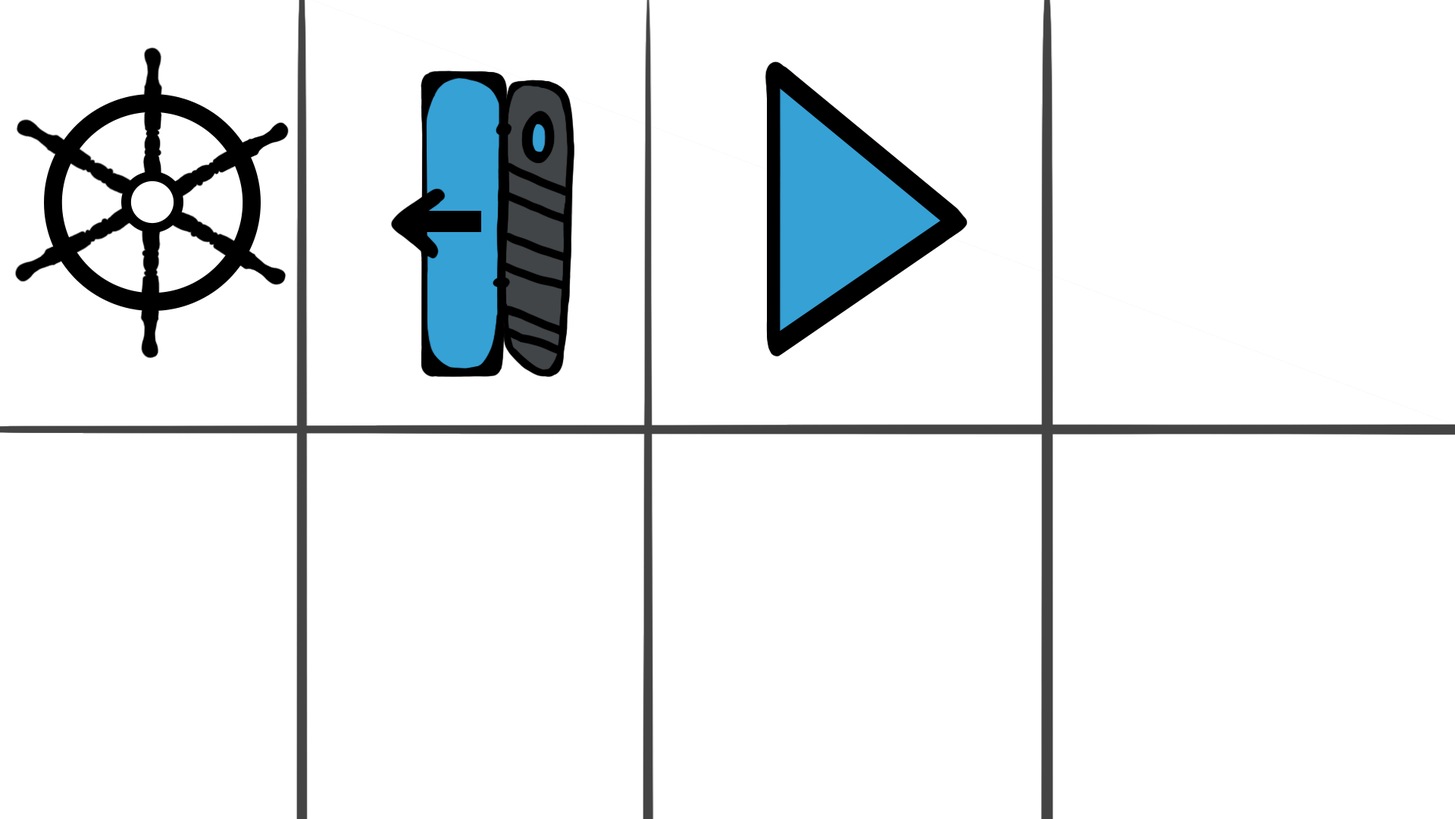
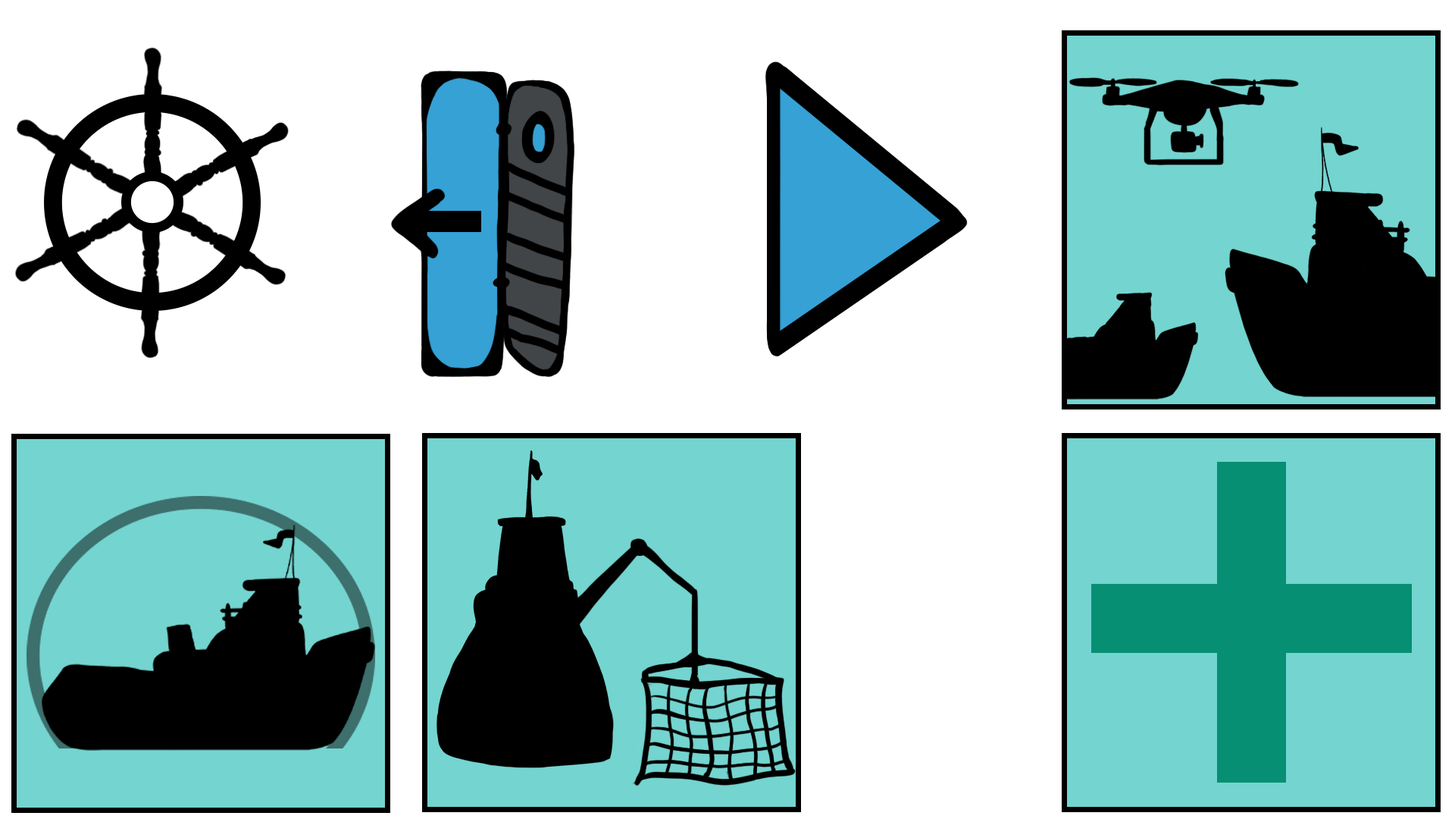
Revision of a layered (1455, 819) image; what changed, layer by layer:
added group "Health icon" with 2 layers above "powerup net" over left=1061, top=432, right=1441, bottom=812
added layer "cross" in group "Health icon" over left=1091, top=461, right=1413, bottom=783
added layer "Rectangle 1" (1st of 4, in "Health icon") in group "Health icon" over left=1061, top=432, right=1441, bottom=812
added group "powerup net" with 3 layers above "powerup rock protect" over left=422, top=432, right=802, bottom=812
added layer "Layer 16" in group "powerup net" over left=547, top=537, right=797, bottom=787
added layer "Tugboat 1 back view clear" in group "powerup net" over left=436, top=450, right=686, bottom=768
added layer "Rectangle 1" (2nd of 4, in "powerup net") in group "powerup net" over left=422, top=432, right=802, bottom=812
added group "powerup rock protect" with 3 layers above "infinite fleet upgrade" over left=11, top=433, right=391, bottom=813
added layer "Ellipse 2" (48%) in group "powerup rock protect" over left=26, top=495, right=376, bottom=749
added layer "Tugboat 1 side view clear" (1st of 3, in "powerup rock protect") in group "powerup rock protect" over left=41, top=523, right=376, bottom=751
added layer "Rectangle 1" (3rd of 4, in "powerup rock protect") in group "powerup rock protect" over left=11, top=433, right=391, bottom=813
added group "infinite fleet upgrade" with 4 layers above "play icon" over left=1061, top=30, right=1441, bottom=410
added layer "Tugboat 1 side view clear" (3rd of 3, in "infinite fleet upgrade") in group "infinite fleet upgrade" over left=1224, top=126, right=1441, bottom=398
added layer "drone" in group "infinite fleet upgrade" over left=1068, top=76, right=1300, bottom=166
added layer "Rectangle 1" (4th of 4, in "infinite fleet upgrade") in group "infinite fleet upgrade" over left=1061, top=30, right=1441, bottom=410
removed layer "borders" over left=0, top=0, right=1455, bottom=819
…and 2 more changes (1 added, 1 painted)
